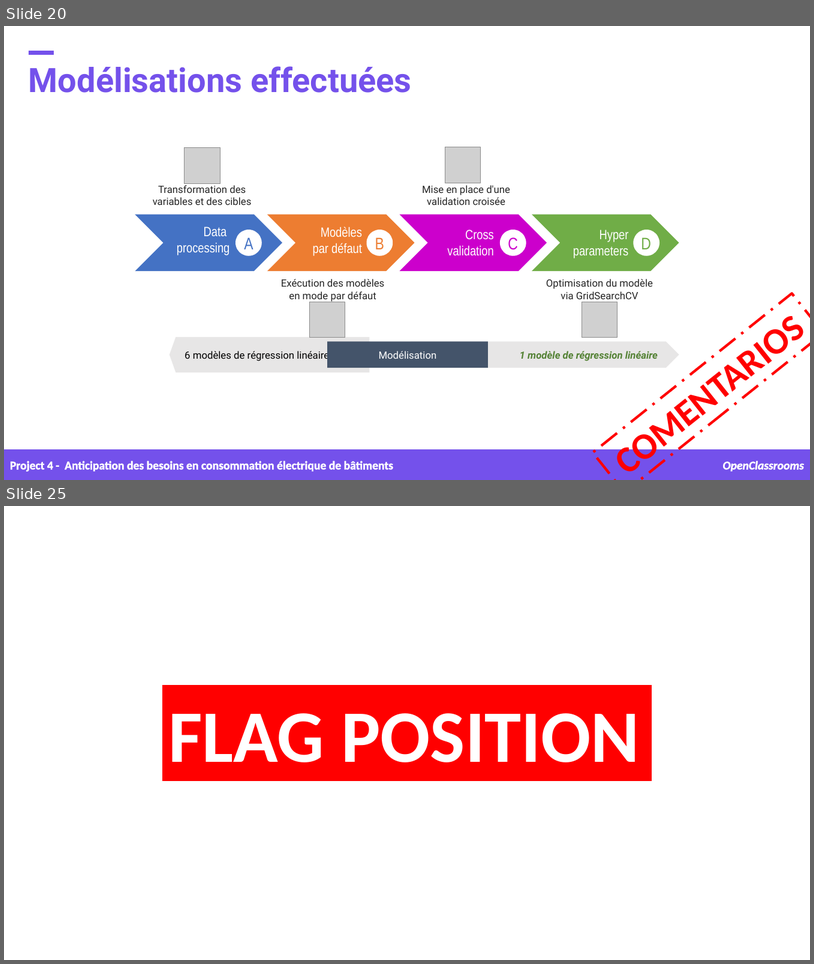
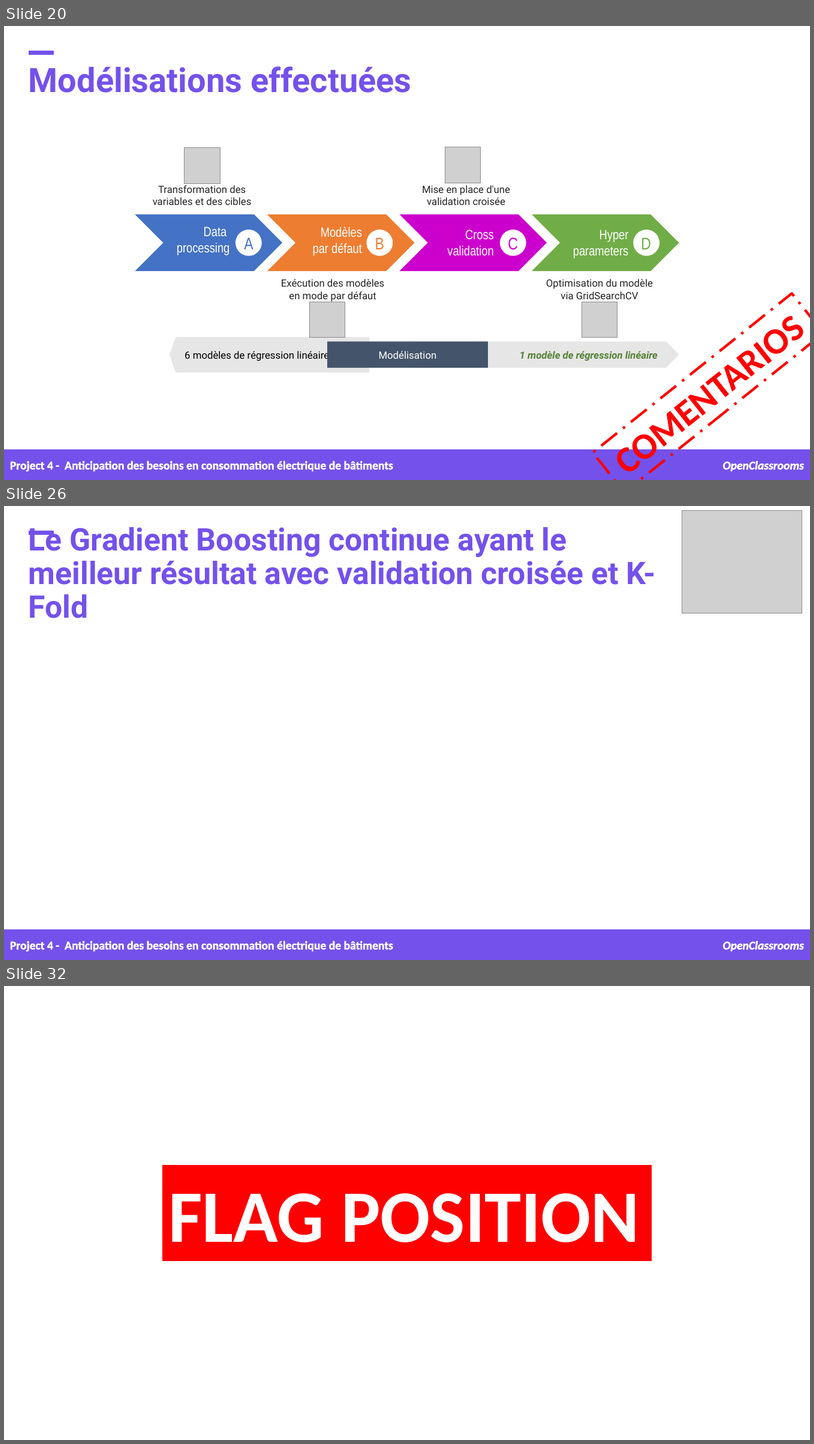
Before and after one commit to samirhinojosa/OC-P4-consumption-needs-of-buildings, a slide deck: supports/P4_presentation v1.pptx. Shown one above the other, each under a label of ours: slides 20 and 25 before the commit, slides 20, 26 and 32 after it; the slides between them are not shown. The pictures are 814x964 and 814x1444 pixels, drawn with LibreOffice and Linux fonts; fonts in the diff are those of the drawing; grey boxes stand for pictures; background and template pictures are left out. Boxes give left, top, right and bottom in pixels: in the first picture for what was removed or moved away, otherwise in the second. Text is boxed around its words. In the diff, an @@ line names an element or a change of style, - is before the commit and + after.

```diff
--- a/supports/P4_presentation v1.pptx
+++ b/supports/P4_presentation v1.pptx
@@ slide 26 added at [4, 506, 810, 960], background picture (left out) @@
@@ picture added at [683, 510, 803, 613] @@
@@ text added at [29, 527, 656, 618], 37 pt, text #7451EB, bold @@
+Le Gradient Boosting continue ayant le meilleur résultat avec validation croisée et K-Fold
@@ rectangle added at [29, 531, 53, 534], fill #7451EB, outline #7451EB 1 pt @@
@@ rectangle added at [4, 930, 810, 960], fill #7451EB, outline #7451EB 1 pt @@
@@ text added at [10, 940, 393, 951], 14 pt, text #FFFFFF, bold @@
+Project 4 - Anticipation des besoins en consommation électrique de bâtiments
@@ text added at [723, 940, 804, 951], 14 pt, text #FFFFFF, bold, italic @@
+OpenClassrooms
@@ what was slide 25 is now slide 32 @@
```
Also in this commit, not shown: 4 slides changed, 6 other slides added, 31 other files.
